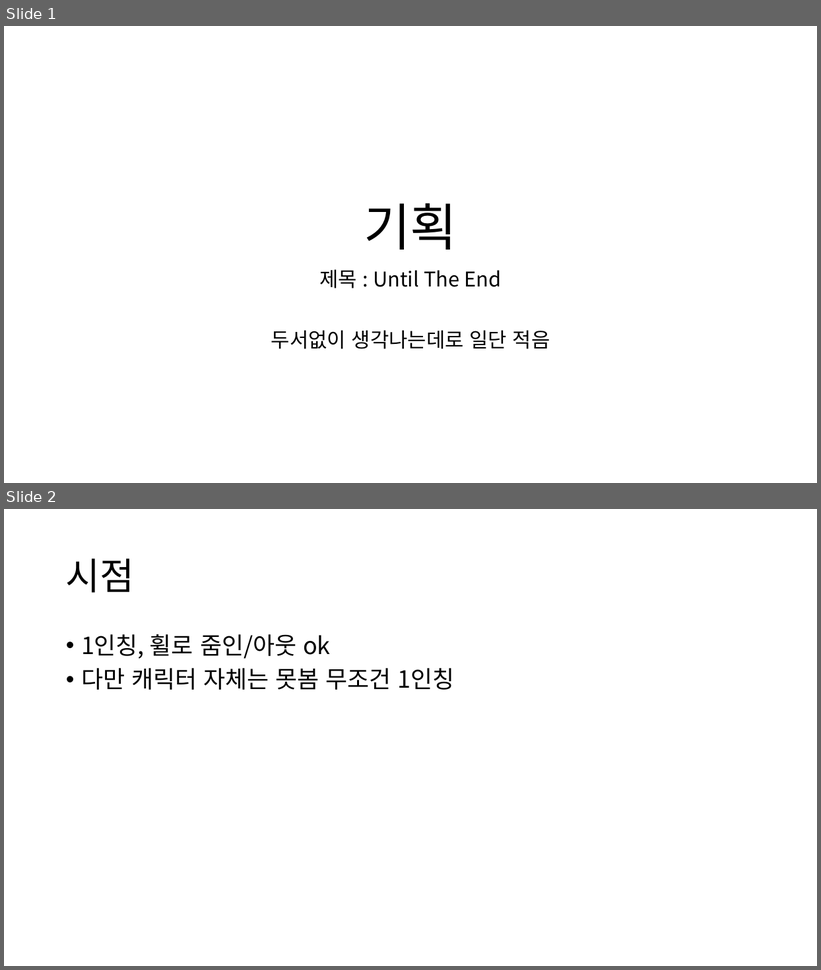
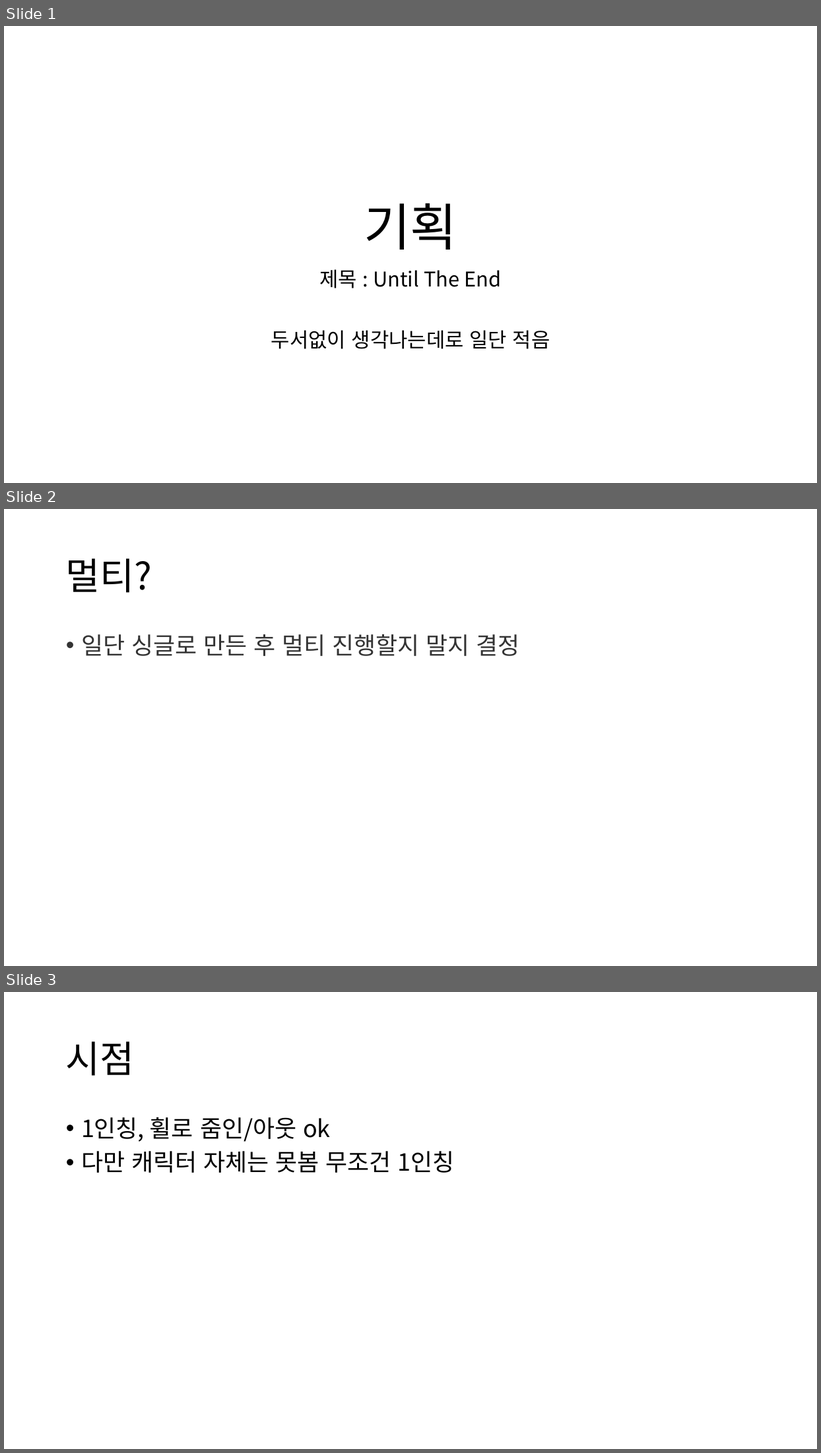
Before and after one commit to ksy642/MyPrototype, a slide deck: Documents/기획서/기획서.pptx. Shown one above the other, each under a label of ours: slides 1 and 2 before the commit, slides 1, 2 and 3 after it. The pictures are 821x970 and 821x1453 pixels, drawn with LibreOffice and Linux fonts; fonts in the diff are those of the drawing. Boxes give left, top, right and bottom in pixels: in the first picture for what was removed or moved away, otherwise in the second. Text is boxed around its words. In the diff, an @@ line names an element or a change of style, - is before the commit and + after.

```diff
--- a/Documents/기획서/기획서.pptx
+++ b/Documents/기획서/기획서.pptx
@@ slide 2 added at <box>4,509,817,966</box>, background #FFFFFF @@
@@ title added at <box>66,559,152,593</box>, 44 pt, text #000000 @@
+멀티?
@@ text added at <box>81,634,519,656</box>, 28 pt, text #333333 @@
+• 일단 싱글로 만든 후 멀티 진행할지 말지 결정
@@ what was slide 2 is now slide 3 @@
```
Also in this commit, not shown: 1 slide changed.
